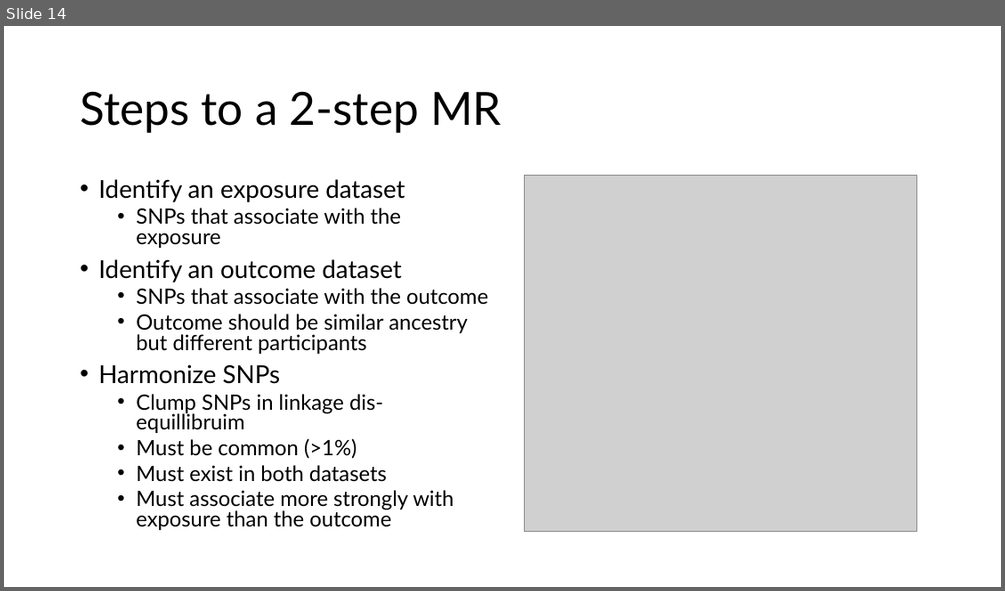
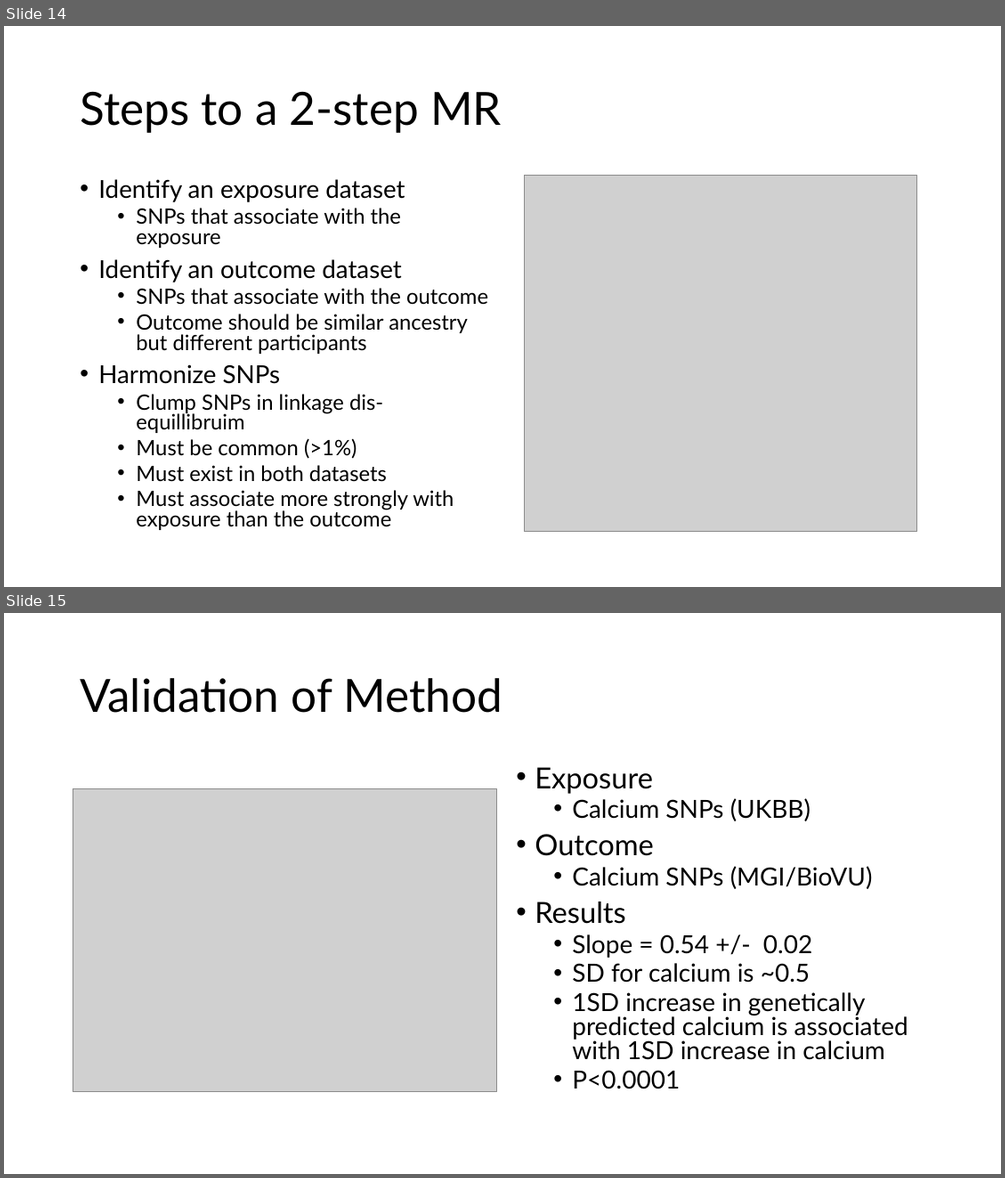
Before and after one commit to BridgesLab/PrecisionNutrition, a slide deck: Presentations/High Cholesterol Causes Bone Demineralization.pptx. Shown one above the other, each under a label of ours: slide 14 before the commit, slides 14 and 15 after it. The pictures are 1005x591 and 1005x1178 pixels, drawn with LibreOffice and Linux fonts; fonts in the diff are those of the drawing; grey boxes stand for pictures. Boxes give left, top, right and bottom in pixels: in the first picture for what was removed or moved away, otherwise in the second. Text is boxed around its words. In the diff, an @@ line names an element or a change of style, - is before the commit and + after.

Commit message:
Updated figures for cholesterol calcium analysis

```diff
--- a/Presentations/High Cholesterol Causes Bone Demineralization.pptx
+++ b/Presentations/High Cholesterol Causes Bone Demineralization.pptx
@@ slide 15 added at bbox=[4, 613, 1001, 1174], background #FFFFFF @@
@@ title added at bbox=[80, 678, 502, 713], 44 pt, text #000000 @@
+Validation of Method
@@ text added at bbox=[534, 767, 908, 1089], 24 pt, text #000000 @@
+• Exposure
+  • Calcium SNPs (UKBB)
+• Outcome
+  • Calcium SNPs (MGI/BioVU)
+• Results
+  • Slope = 0.54 +/- 0.02
+  • SD for calcium is ~0.5
+  • 1SD increase in genetically predicted calcium is associated with 1SD increase in calcium
+  • P<0.0001
@@ picture added at bbox=[73, 788, 497, 1092] @@
```
Also in this commit, not shown: 5 slides changed, 8 other slides added, 2 slides removed, 2 other files.
